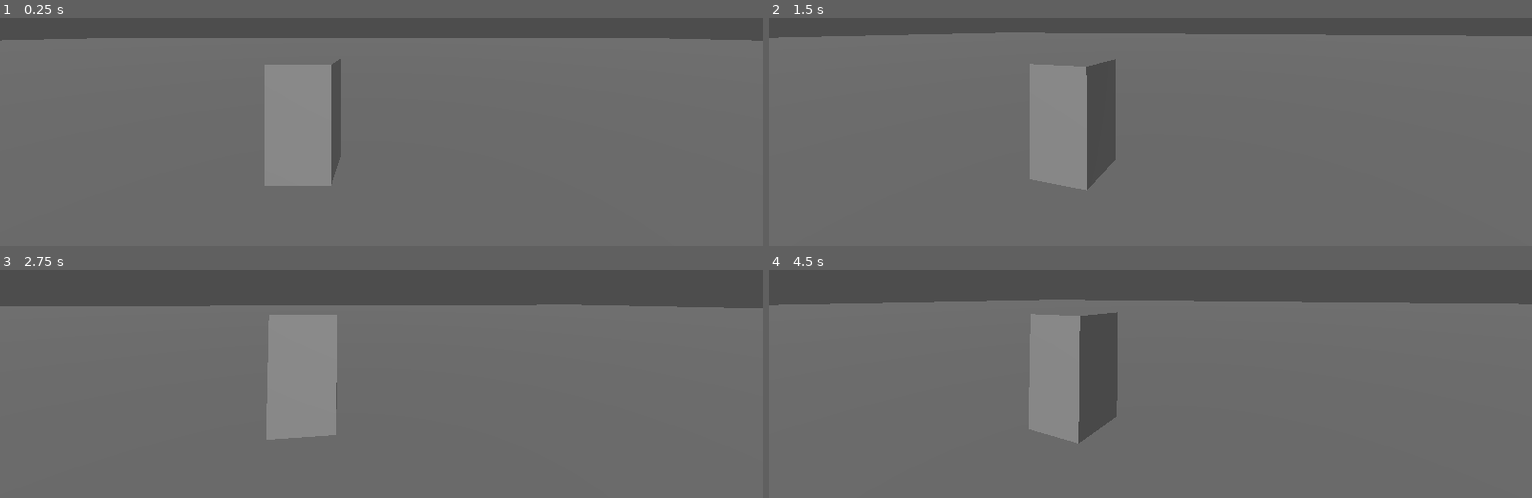
Above: before the commit, frames 1-4 (two rows, left to right).
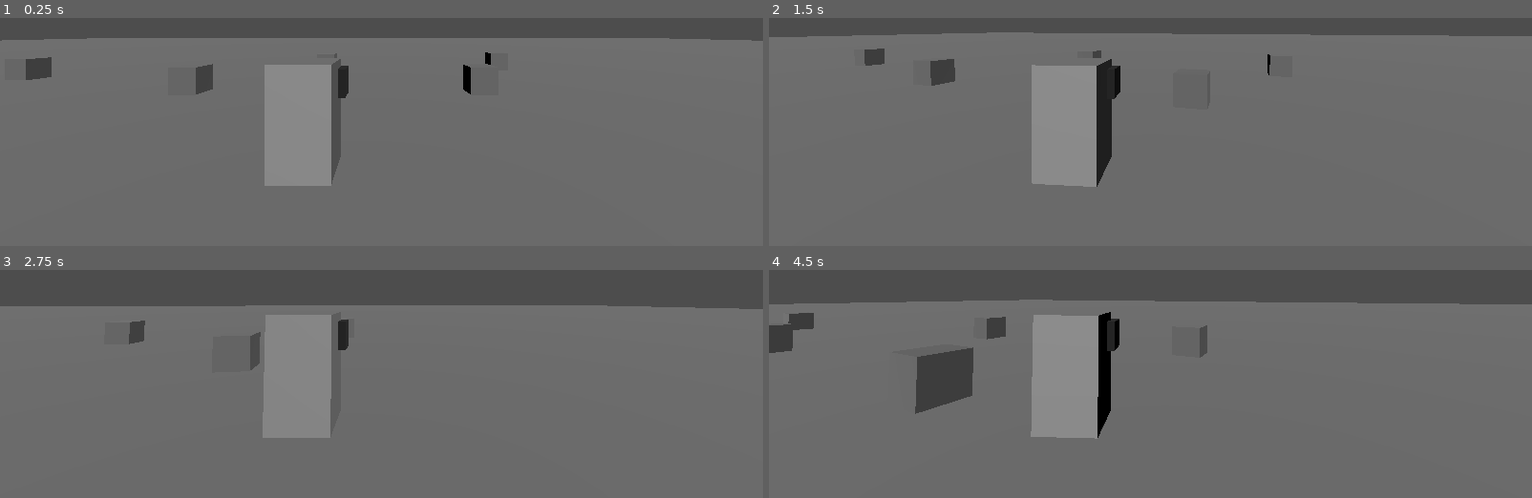
Above: after the commit, the same moments.

Repository: GustLSant/game-componentes
Game: Godot game, scene res://Main.tscn
Same seed, same stepped clock (60 frames per second), same inputs: the game is played once before the commit and once after it.
Inputs (mouse positions are in pixels of both pictures, inside the frame that each line leads up to):
- Up to frame 1 (0.25 s): no input
- Up to frame 2 (1.5 s): tap Enter at 0.5 s; move the mouse to (1188, 29) at 0.52 s; hold D (MoveRight, bound only after the commit) 0.53-1.28 s; hold W (MoveFoward, bound only after the commit) 0.53-1.28 s; move the mouse to (1112, 33) at 1.27 s; hold S (MoveBackwards, bound only after the commit) from 1.28 s (still down); tap W (MoveFoward, bound only after the commit) at 1.35 s
- Up to frame 3 (2.75 s): move the mouse to (396, 276) at 2.02 s; release S (MoveBackwards, bound only after the commit) at 2.03 s; hold D (MoveRight, bound only after the commit) from 2.03 s (still down); hold W (MoveFoward, bound only after the commit) from 2.03 s (still down)
- Up to frame 4 (4.5 s): move the mouse to (1142, 290) at 2.77 s; release W (MoveFoward, bound only after the commit) at 2.78 s; tap W (MoveFoward, bound only after the commit) at 2.85, 4.35 s; move the mouse to (1203, 288) at 3.52 s; release D (MoveRight, bound only after the commit) at 3.53 s; hold W (MoveFoward, bound only after the commit) 3.53-4.28 s; hold A (MoveLeft, bound only after the commit) from 3.53 s (still down); move the mouse to (1089, 279) at 4.27 s

The runs differ from the first frame. In frame 1, 0.9% of the frame differs, in the area x 3-65%, y 15-36%; in frame 2, 2.8%; in frame 3, 1.3%; in frame 4, 5.7%, in the area x 0-99%, y 12-77%.

Commit message:
add: player movement

Diff:
--- a/Components/ThirdPersonShooterPlayer/Camera.gd
+++ b/Components/ThirdPersonShooterPlayer/Camera.gd
@@ -1,3 +1,4 @@
+class_name TpsCamera
 extends Node3D
 
 @onready var pivotHeight:Marker3D = $PivotHeight
--- a/Components/ThirdPersonShooterPlayer/ThirdPersonShooterPlayer.gd
+++ b/Components/ThirdPersonShooterPlayer/ThirdPersonShooterPlayer.gd
@@ -1,5 +1,31 @@
-extends Node3D
+extends CharacterBody3D
+
+@onready var body:Node3D = $Body
+@onready var camera:TpsCamera = $Camera
+
+#region Movement
+var vecMovement:Vector3 = Vector3.ZERO
+var walkingSpeed:float = 4.0
+#endregion
 
 
-func _process(delta:float)->void:
+func _physics_process(_delta:float)->void:
+	handleMovement(_delta)
 	pass
+
+
+func handleMovement(_delta:float)->void:
+	# movimentacao horizontal pelo jogador
+	vecMovement = (Input.get_action_strength("MoveRight") - Input.get_action_strength("MoveLeft")) * body.global_transform.basis.x
+	vecMovement += (Input.get_action_strength("MoveBackwards") - Input.get_action_strength("MoveFoward")) * body.global_transform.basis.z
+	vecMovement.y = 0.0
+
+	# rotacao do corpo na direcao da camera
+	var isPlayerMoving:int = int( vecMovement.x != 0 or vecMovement.z != 0 )
+	var isPlayerStandingStill:int = int( vecMovement.x == 0 and vecMovement.z == 0 )
+	var targetBodyRotation:float = camera.pivotRot.rotation.y*isPlayerMoving + body.rotation.y*isPlayerStandingStill
+	body.rotation.y = lerp_angle(body.rotation.y, targetBodyRotation, 12*_delta)
+
+	self.velocity = vecMovement * walkingSpeed
+	self.move_and_slide()
+	pass
--- a/Components/ThirdPersonShooterPlayer/ThirdPersonShooterPlayer.tscn
+++ b/Components/ThirdPersonShooterPlayer/ThirdPersonShooterPlayer.tscn
@@ -6,12 +6,13 @@
 [sub_resource type="BoxMesh" id="BoxMesh_pr8mr"]
 size = Vector3(1, 1.8, 1)
 
-[node name="ThirdPersonShooterPlayer" type="Node3D"]
+[sub_resource type="StandardMaterial3D" id="StandardMaterial3D_6vp7m"]
+albedo_color = Color(0.108721, 0.108721, 0.108721, 1)
+
+[sub_resource type="BoxMesh" id="BoxMesh_sc67x"]
+
+[node name="ThirdPersonShooterPlayer" type="CharacterBody3D"]
 script = ExtResource("1_ivt6l")
-
-[node name="MeshInstance3D" type="MeshInstance3D" parent="."]
-transform = Transform3D(1, 0, 0, 0, 1, 0, 0, 0, 1, 0, 0.9, 0)
-mesh = SubResource("BoxMesh_pr8mr")
 
 [node name="Camera" type="Node3D" parent="."]
 script = ExtResource("2_6vp7m")
@@ -32,4 +33,17 @@
 
 [node name="Camera3D" type="Camera3D" parent="Camera/PivotHeight/PivotRot"]
 transform = Transform3D(1, 0, 0, 0, 1, 0, 0, 0, 1, 1.2, 1.3, 4.7)
+current = true
 metadata/_edit_lock_ = true
+
+[node name="Body" type="Node3D" parent="."]
+
+[node name="MeshInstance3D" type="MeshInstance3D" parent="Body"]
+transform = Transform3D(1, 0, 0, 0, 1, 0, 0, 0, 1, 0, 0.9, 0)
+mesh = SubResource("BoxMesh_pr8mr")
+skeleton = NodePath("../..")
+
+[node name="MeshInstance3D" type="MeshInstance3D" parent="Body/MeshInstance3D"]
+transform = Transform3D(1.25, 0, 0, 0, 0.5, 0, 0, 0, 0.5, 0, 0.5, -0.4)
+material_override = SubResource("StandardMaterial3D_6vp7m")
+mesh = SubResource("BoxMesh_sc67x")
--- a/Main.tscn
+++ b/Main.tscn
@@ -8,6 +8,11 @@
 
 [sub_resource type="PlaneMesh" id="PlaneMesh_6hn5i"]
 size = Vector2(200, 200)
+
+[sub_resource type="StandardMaterial3D" id="StandardMaterial3D_uu6xs"]
+albedo_color = Color(0.412152, 0.412152, 0.412152, 1)
+
+[sub_resource type="BoxMesh" id="BoxMesh_r0du0"]
 
 [node name="Main" type="Node3D"]
 script = ExtResource("1_2yxtq")
@@ -28,3 +33,73 @@
 skeleton = NodePath("../..")
 
 [node name="ThirdPersonShooterPlayer" parent="." instance=ExtResource("1_ukb8q")]
+
+[node name="MeshInstance3D" type="MeshInstance3D" parent="."]
+transform = Transform3D(1, 0, 0, 0, 1, 0, 0, 0, 1, -13, 0.5, 9)
+material_override = SubResource("StandardMaterial3D_uu6xs")
+mesh = SubResource("BoxMesh_r0du0")
+
+[node name="MeshInstance3D2" type="MeshInstance3D" parent="."]
+transform = Transform3D(1, 0, 0, 0, 1, 0, 0, 0, 1, -16, 0.5, -9)
+material_override = SubResource("StandardMaterial3D_uu6xs")
+mesh = SubResource("BoxMesh_r0du0")
+
+[node name="MeshInstance3D3" type="MeshInstance3D" parent="."]
+transform = Transform3D(1, 0, 0, 0, 1, 0, 0, 0, 1, -6, 0.5, -6)
+material_override = SubResource("StandardMaterial3D_uu6xs")
+mesh = SubResource("BoxMesh_r0du0")
+
+[node name="MeshInstance3D4" type="MeshInstance3D" parent="."]
+transform = Transform3D(1, 0, 0, 0, 1, 0, 0, 0, 1, -2, 0.5, -12)
+material_override = SubResource("StandardMaterial3D_uu6xs")
+mesh = SubResource("BoxMesh_r0du0")
+
+[node name="MeshInstance3D5" type="MeshInstance3D" parent="."]
+transform = Transform3D(1, 0, 0, 0, 1, 0, 0, 0, 1, 5, 0.5, -6)
+material_override = SubResource("StandardMaterial3D_uu6xs")
+mesh = SubResource("BoxMesh_r0du0")
+
+[node name="MeshInstance3D6" type="MeshInstance3D" parent="."]
+transform = Transform3D(1, 0, 0, 0, 1, 0, 0, 0, 1, 8.31334, 0.5, -12.5561)
+material_override = SubResource("StandardMaterial3D_uu6xs")
+mesh = SubResource("BoxMesh_r0du0")
+
+[node name="MeshInstance3D7" type="MeshInstance3D" parent="."]
+transform = Transform3D(1, 0, 0, 0, 1, 0, 0, 0, 1, 14.3133, 0.5, 2.4439)
+material_override = SubResource("StandardMaterial3D_uu6xs")
+mesh = SubResource("BoxMesh_r0du0")
+
+[node name="MeshInstance3D8" type="MeshInstance3D" parent="."]
+transform = Transform3D(1, 0, 0, 0, 1, 0, 0, 0, 1, 6.31334, 0.5, 5.4439)
+material_override = SubResource("StandardMaterial3D_uu6xs")
+mesh = SubResource("BoxMesh_r0du0")
+
+[node name="MeshInstance3D9" type="MeshInstance3D" parent="."]
+transform = Transform3D(1, 0, 0, 0, 1, 0, 0, 0, 1, 11.3133, 0.5, 12.4439)
+material_override = SubResource("StandardMaterial3D_uu6xs")
+mesh = SubResource("BoxMesh_r0du0")
+
+[node name="MeshInstance3D10" type="MeshInstance3D" parent="."]
+transform = Transform3D(1, 0, 0, 0, 1, 0, 0, 0, 1, 11.3133, 0.5, 12.4439)
+material_override = SubResource("StandardMaterial3D_uu6xs")
+mesh = SubResource("BoxMesh_r0du0")
+
+[node name="MeshInstance3D11" type="MeshInstance3D" parent="."]
+transform = Transform3D(1, 0, 0, 0, 1, 0, 0, 0, 1, -1.68666, 0.5, 10.4439)
+material_override = SubResource("StandardMaterial3D_uu6xs")
+mesh = SubResource("BoxMesh_r0du0")
+
+[node name="MeshInstance3D12" type="MeshInstance3D" parent="."]
+transform = Transform3D(1, 0, 0, 0, 1, 0, 0, 0, 1, 3.31334, 0.5, 15.4439)
+material_override = SubResource("StandardMaterial3D_uu6xs")
+mesh = SubResource("BoxMesh_r0du0")
+
+[node name="MeshInstance3D13" type="MeshInstance3D" parent="."]
+transform = Transform3D(1, 0, 0, 0, 1, 0, 0, 0, 1, -8.68666, 0.5, 17.4439)
+material_override = SubResource("StandardMaterial3D_uu6xs")
+mesh = SubResource("BoxMesh_r0du0")
+
+[node name="MeshInstance3D14" type="MeshInstance3D" parent="."]
+transform = Transform3D(1, 0, 0, 0, 1, 0, 0, 0, 1, -10.6867, 0.5, -0.556103)
+material_override = SubResource("StandardMaterial3D_uu6xs")
+mesh = SubResource("BoxMesh_r0du0")
--- a/project.godot
+++ b/project.godot
@@ -15,6 +15,29 @@
 config/features=PackedStringArray("4.4", "Forward Plus")
 config/icon="res://icon.svg"
 
+[input]
+
+MoveFoward={
+"deadzone": 0.2,
+"events": [Object(InputEventKey,"resource_local_to_scene":false,"resource_name":"","device":-1,"window_id":0,"alt_pressed":false,"shift_pressed":false,"ctrl_pressed":false,"meta_pressed":false,"pressed":false,"keycode":0,"physical_keycode":87,"key_label":0,"unicode":119,"location":0,"echo":false,"script":null)
+]
+}
+MoveLeft={
+"deadzone": 0.2,
+"events": [Object(InputEventKey,"resource_local_to_scene":false,"resource_name":"","device":-1,"window_id":0,"alt_pressed":false,"shift_pressed":false,"ctrl_pressed":false,"meta_pressed":false,"pressed":false,"keycode":0,"physical_keycode":65,"key_label":0,"unicode":97,"location":0,"echo":false,"script":null)
+]
+}
+MoveRight={
+"deadzone": 0.2,
+"events": [Object(InputEventKey,"resource_local_to_scene":false,"resource_name":"","device":-1,"window_id":0,"alt_pressed":false,"shift_pressed":false,"ctrl_pressed":false,"meta_pressed":false,"pressed":false,"keycode":0,"physical_keycode":68,"key_label":0,"unicode":100,"location":0,"echo":false,"script":null)
+]
+}
+MoveBackwards={
+"deadzone": 0.2,
+"events": [Object(InputEventKey,"resource_local_to_scene":false,"resource_name":"","device":-1,"window_id":0,"alt_pressed":false,"shift_pressed":false,"ctrl_pressed":false,"meta_pressed":false,"pressed":false,"keycode":0,"physical_keycode":83,"key_label":0,"unicode":115,"location":0,"echo":false,"script":null)
+]
+}
+
 [layer_names]
 
 3d_physics/layer_1="Floor"
Not shown: 1 places in Components/ThirdPersonShooterPlayer/ThirdPersonShooterPlayer.tscn that only renumber resources
Not shown: 1 places in Main.tscn that only renumber resources
